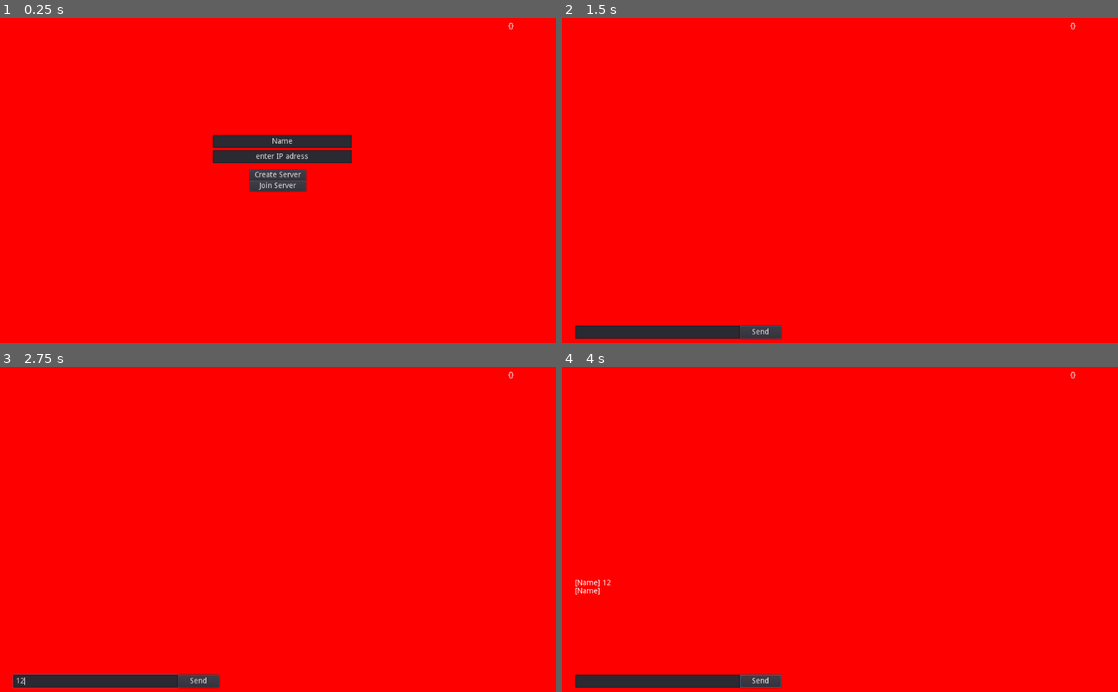
Above: before the commit, frames 1-4 (two rows, left to right).
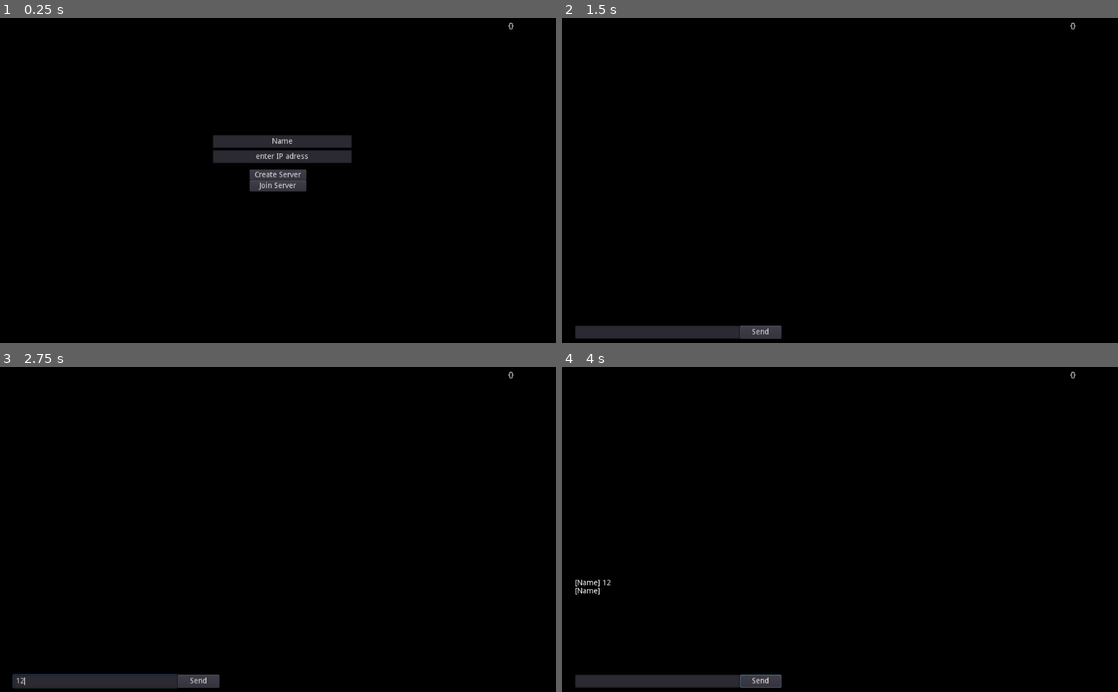
Above: after the commit, the same moments.

Repository: Yagoi23/2D-RTS
Game: Godot game, scene res://Multiplayer/NetworkSetup.tscn
Same seed, same stepped clock (60 frames per second), same inputs: the game is played once before the commit and once after it.
Inputs (mouse positions are in pixels of both pictures, inside the frame that each line leads up to):
- Up to frame 1 (0.25 s): no input
- Up to frame 2 (1.5 s): tap Enter at 0.5 s; move the mouse to (962, 164) at 0.52 s; hold D (player_move_right) 0.53-1.25 s; tap Q (attack_move) at 0.6 s; click (962, 164) at 0.67 s; click "Create Server" at 1.25 s
- Up to frame 3 (2.75 s): click (94, 682) at 2.02 s; type "12" at 2.1 s
- Up to frame 4 (4 s): click "Send" at 2.75 s; tap Space at 3.5 s; drag from (728, 545) to (812, 594) at 3.52 s

The runs differ from the first frame. In frame 1, 97% of the frame differs, in the area x 0-100%, y 0-100%; in frame 2, 99%; in frame 3, 99%; in frame 4, 99%.
Error in both runs: Invalid get index '3' (on base: 'Array'). (res://Multiplayer/Network.gd:19)

Commit message:
made the background black cause red hurt my eyes

Diff:
--- a/project.godot
+++ b/project.godot
@@ -140,5 +140,5 @@
 
 [rendering]
 
-environment/default_clear_color=Color( 1, 0, 0, 1 )
+environment/default_clear_color=Color( 0, 0, 0, 0 )
 environment/default_environment="res://default_env.tres"
